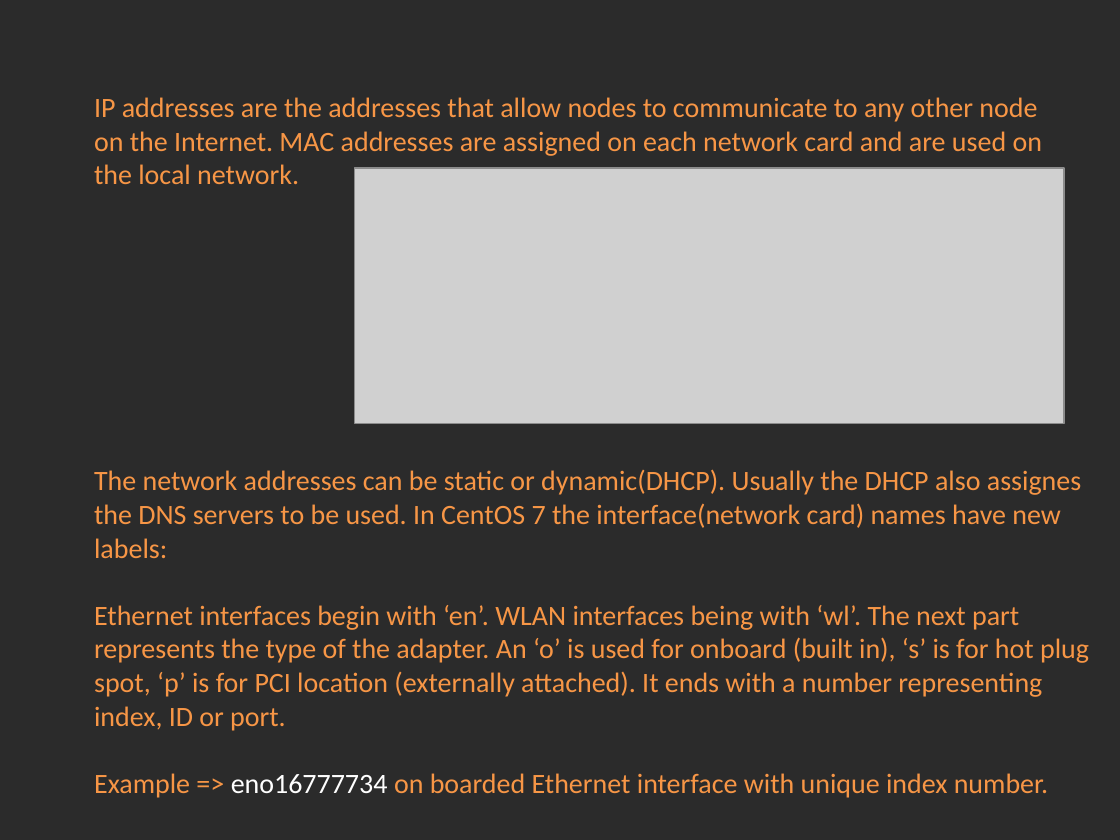
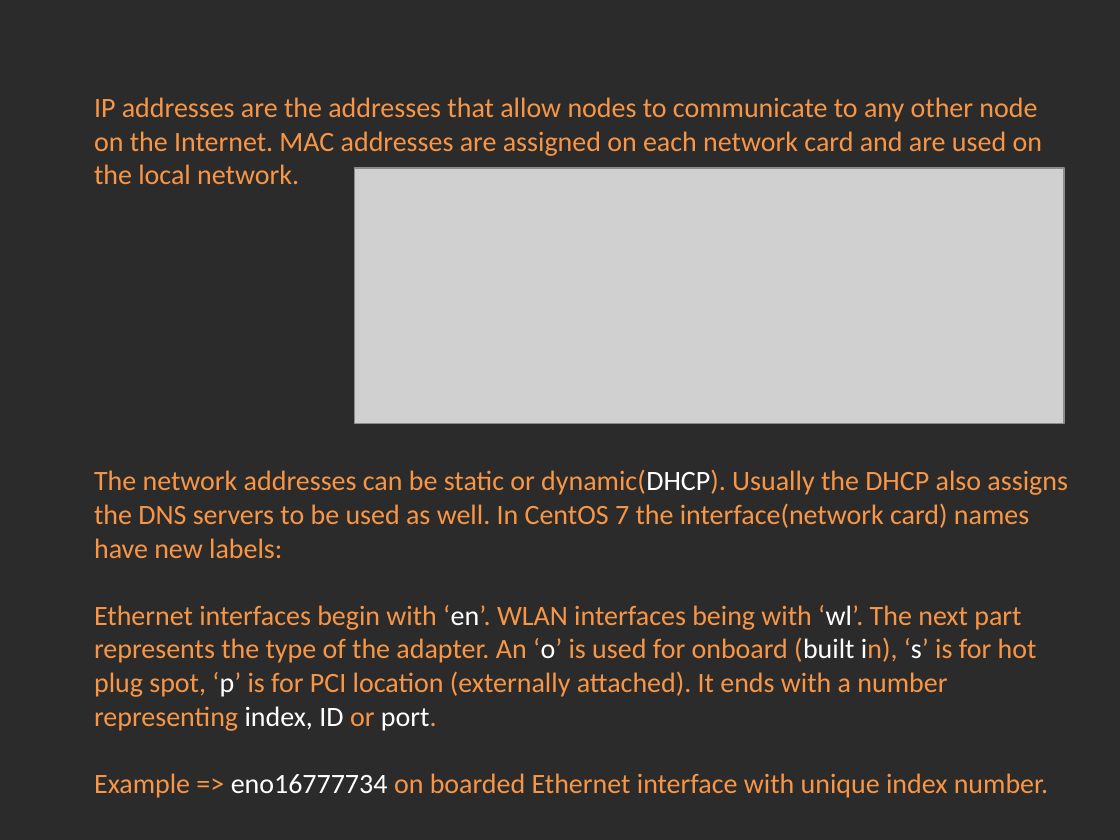
Before and after one commit to Academy-Soft-Intellect/Linux-Course, a slide deck: slide 8 of 06.Networking/06-Networking.pptx (slide 6 before the commit). Drawn at 1120x840 pixels with LibreOffice and Linux fonts; fonts in the diff are those of the drawing; grey boxes stand for pictures; background and template pictures are left out; a plain dark background stands for a picture behind light text. Boxes give left, top, right and bottom in pixels: in the first picture for what was removed or moved away, otherwise in the second. Text is boxed around its words. In the diff, an @@ line names an element or a change of style, - is before the commit and + after.

Commit message:
Network

```diff
--- a/06.Networking/06-Networking.pptx
+++ b/06.Networking/06-Networking.pptx
@@ text at bbox=[94, 470, 1067, 558]: text changed @@
-The network addresses can be static or dynamic(DHCP). Usually the DHCP also assignes the DNS servers to be used. In CentOS 7 the interface(network card) names have new labels:
+The network addresses can be static or dynamic(DHCP). Usually the DHCP also assigns the DNS servers to be used as well. In CentOS 7 the interface(network card) names have new labels:
@@ text at bbox=[94, 605, 1037, 731]: text colour #F79646 to #FFFFFF in "‘en’. ‘wl’. ‘o’ (built in), ‘s’ ‘p’ ..." @@
```
Also in this commit, not shown: 3 other slides changed, 2 slides added.
